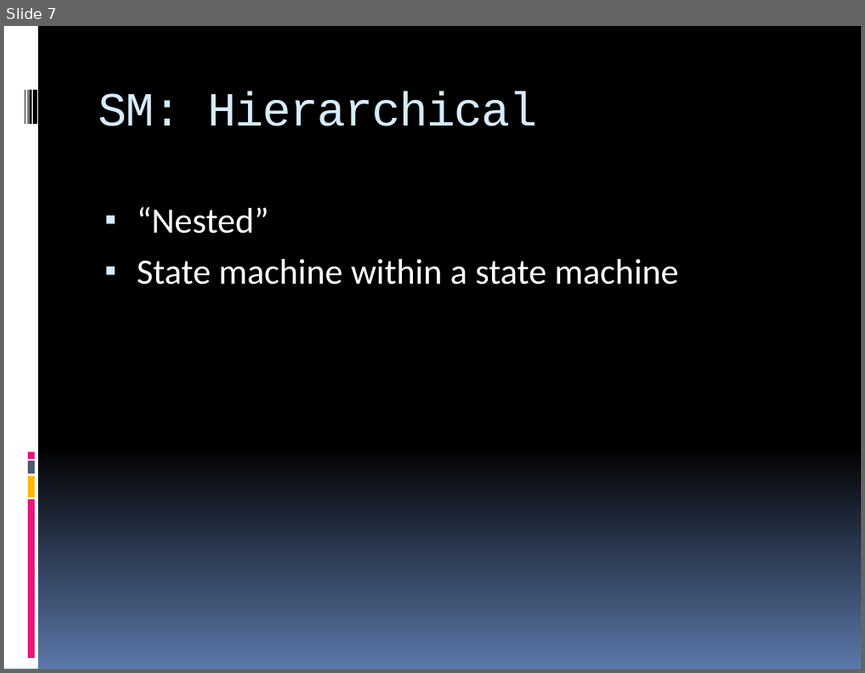
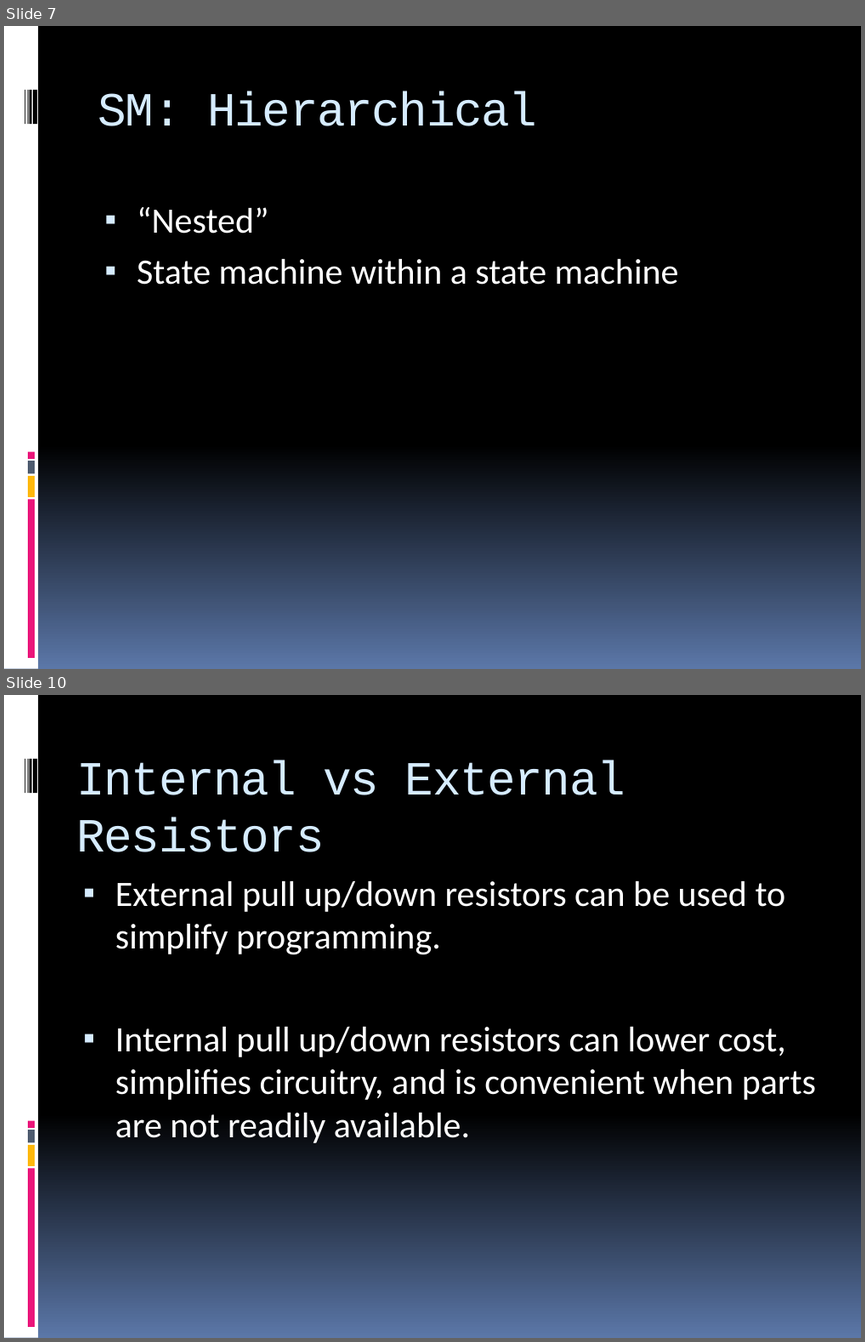
Before and after one commit to Kiefer602/MyTeam, a slide deck: Projects/recap/week5a_recap.pptx. Shown one above the other, each under a label of ours: slide 7 before the commit, slides 7 and 10 after it; the slides between them are not shown. The pictures are 865x673 and 865x1342 pixels, drawn with LibreOffice and Linux fonts; fonts in the diff are those of the drawing. Boxes give left, top, right and bottom in pixels: in the first picture for what was removed or moved away, otherwise in the second. Text is boxed around its words. In the diff, an @@ line names an element or a change of style, - is before the commit and + after.

```diff
--- a/Projects/recap/week5a_recap.pptx
+++ b/Projects/recap/week5a_recap.pptx
@@ slide 10 added at [4, 695, 861, 1338], background gradient #000000 to #5B77A8; not listed: 9 template elements that a slide beside it also shows @@
@@ title added at [77, 760, 625, 852], 40 pt, text #D6ECFF @@
+Internal vs External Resistors
@@ text added at [115, 881, 816, 1143], 30 pt, text #FFFFFF @@
+▪ External pull up/down resistors can be used to simplify programming.
+▪ Internal pull up/down resistors can lower cost, simplifies circuitry, and is convenient when parts are not readily available.
```
Also in this commit, not shown: 6 other slides added, 1 slide removed.
